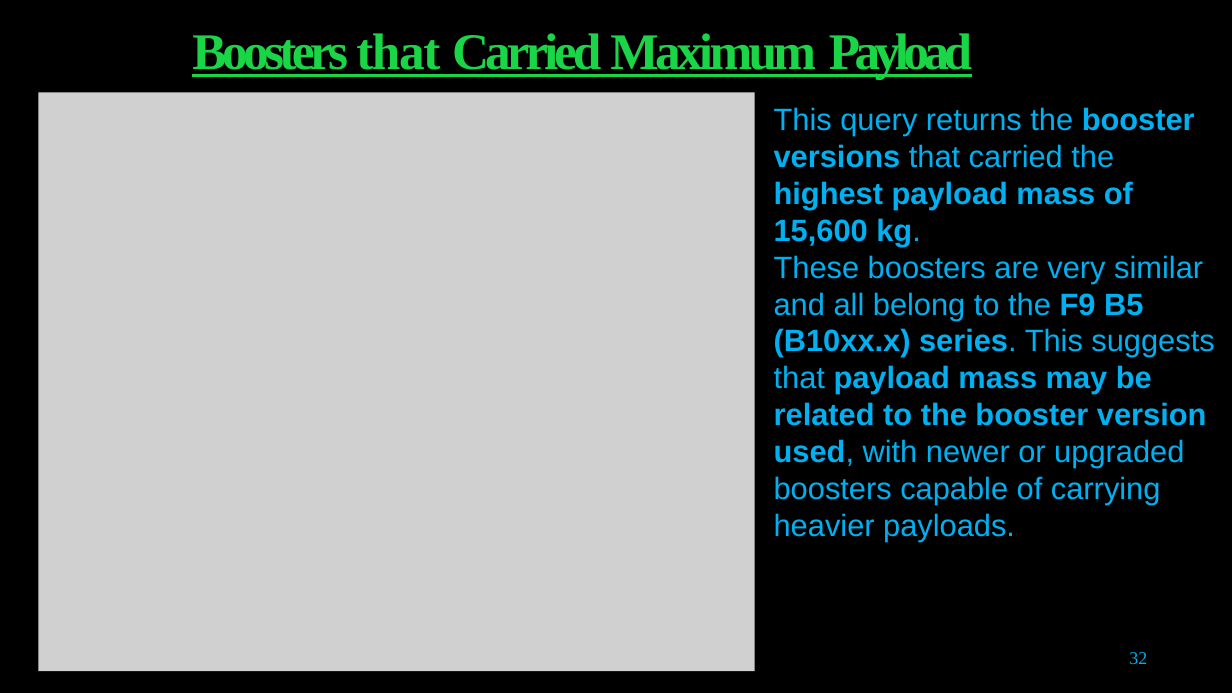
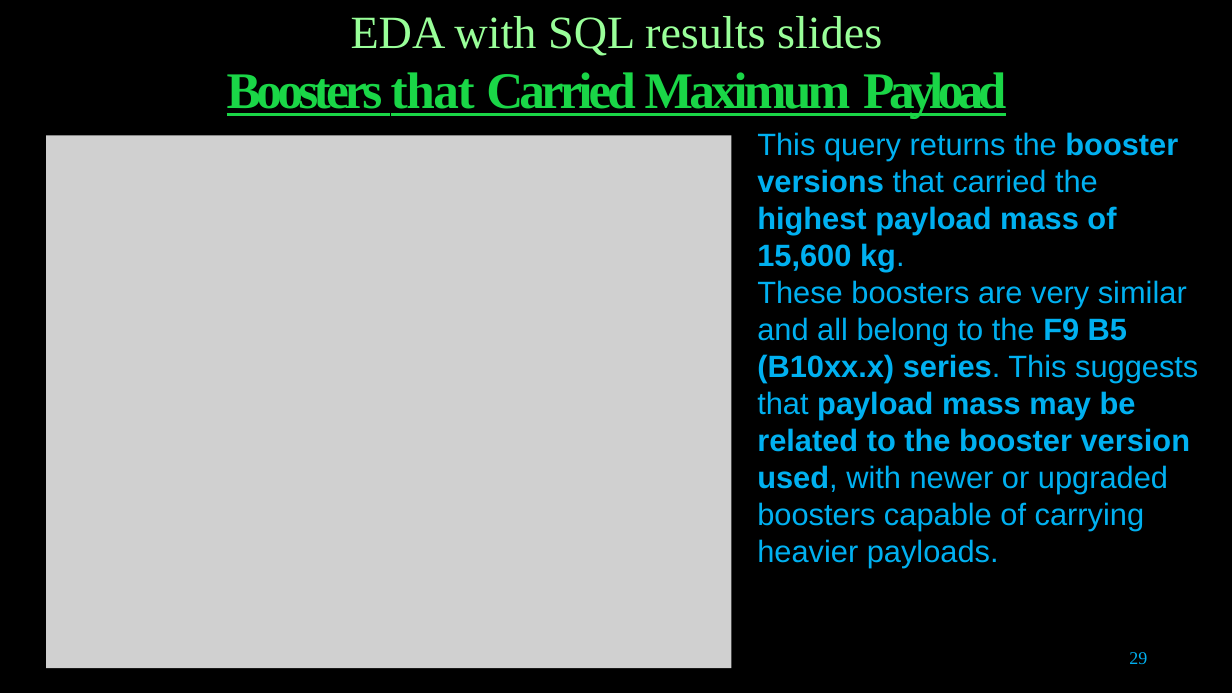
Before and after one commit to thayhiepth/Applied_Data_Science_Capstone, a slide deck: slide 29 of Data Science Capstone Project.pptx (slide 32 before the commit). Drawn at 1232x693 pixels with LibreOffice and Linux fonts; fonts in the diff are those of the drawing; grey boxes stand for pictures. Boxes give left, top, right and bottom in pixels: in the first picture for what was removed or moved away, otherwise in the second. Text is boxed around its words. In the diff, an @@ line names an element or a change of style, - is before the commit and + after.

```diff
--- a/Data Science Capstone Project.pptx
+++ b/Data Science Capstone Project.pptx
@@ title at [227, 16, 1006, 119]: text changed @@
-Boosters that Carried Maximum Payload
+EDA with SQL results slides
+Boosters that Carried Maximum Payload
@@ picture: place and size @@
-picture at [39, 92, 755, 671]
+picture at [46, 136, 732, 669]
@@ text "This query returns the booster ...": place and size @@
-text "This query returns the booster ..." at [774, 107, 1214, 542]
+text "This query returns the booster ..." at [757, 132, 1198, 567]
@@ page number at [1129, 652, 1147, 664]: text changed @@
-32
+29
```
Also in this commit, not shown: 36 other slides changed, 3 slides added, 4 slides removed, 1 other file.
